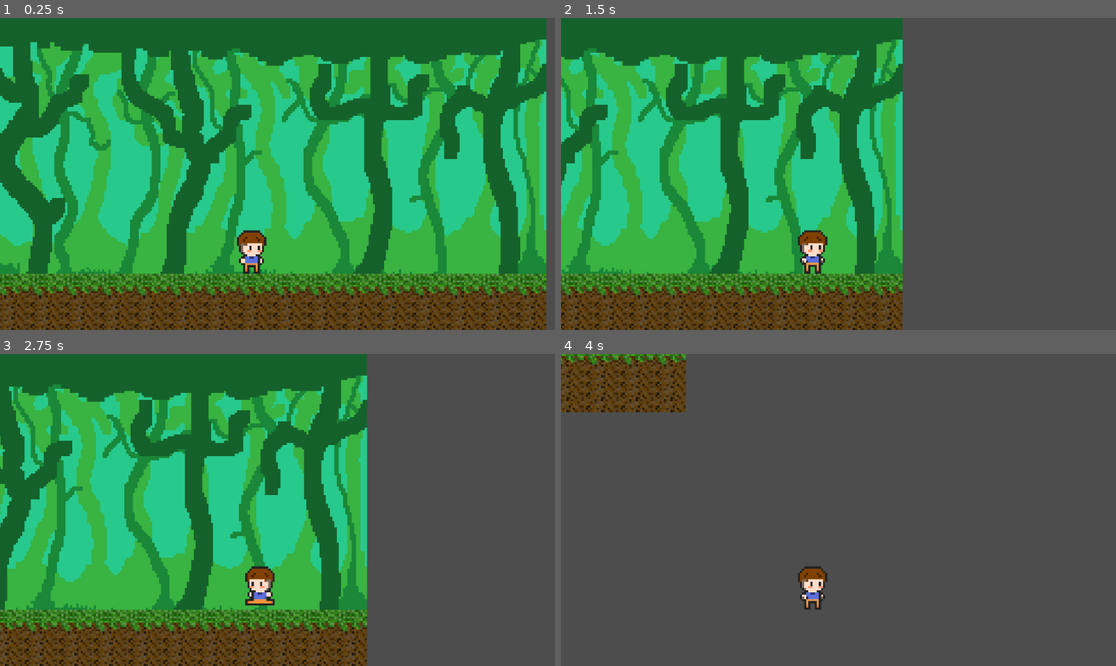
Above: before the commit, frames 1-4 (two rows, left to right).
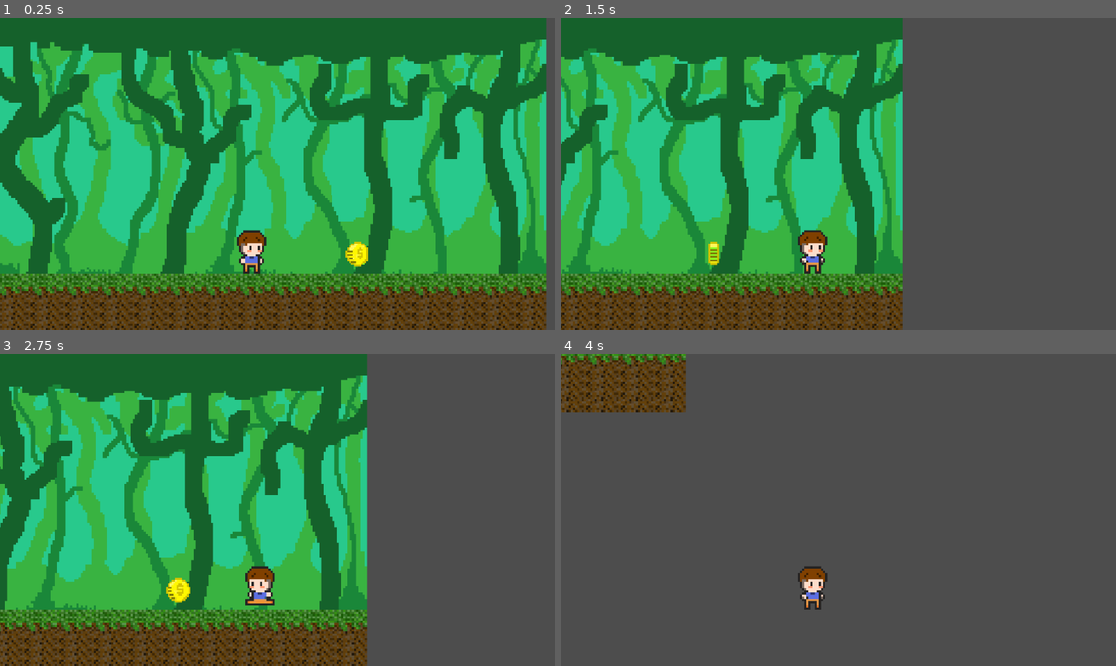
Above: after the commit, the same moments.

Repository: crackanimador/Videojuego
Game: Godot game, scene res://Scenes/bosque.tscn
The game is run twice, just before and just after one commit, with the same random seed, the same clock (stepped at 60 frames per second) and the same inputs.
Inputs:
- Up to frame 1 (0.25 s): no input
- Up to frame 2 (1.5 s): tap Enter (ui_accept) at 0.5, 0.77 s; hold Right (ui_right) from 0.53 s (still down)
- Up to frame 3 (2.75 s): tap Enter (ui_accept) at 1.52 s; release Right (ui_right) at 2.03 s; hold Left (ui_left) from 2.03 s (still down)
- Up to frame 4 (4 s): release Left (ui_left) at 2.78 s; hold Right (ui_right) from 2.78 s (still down); tap Enter (ui_accept) at 3.02, 3.77 s

The runs differ from the first frame. In frame 1, 0.3% of the frame differs, in the area x 62-67%, y 71-80%; in frame 2, 0.1%; in frame 3, 0.3%, in the area x 29-35%, y 71-80%; in frame 4, nothing differs.

Commit message:
Update Coin.tscn

Diff:
--- a/Scenes/Coin.tscn
+++ b/Scenes/Coin.tscn
@@ -1,3 +1,63 @@
-[gd_scene format=3 uid="uid://byt8oncl2uqbs"]
+[gd_scene load_steps=6 format=3 uid="uid://byt8oncl2uqbs"]
 
-[node name="Coin" type="Node"]
+[ext_resource type="Texture2D" uid="uid://c2nvjdck32esa" path="res://pixil-frame-0_4.png" id="1_jpgff"]
+
+[sub_resource type="CircleShape2D" id="CircleShape2D_qkrad"]
+
+[sub_resource type="Animation" id="Animation_gl0q5"]
+resource_name = "Coin"
+length = 0.08
+loop_mode = 1
+step = 0.01
+tracks/0/type = "value"
+tracks/0/imported = false
+tracks/0/enabled = true
+tracks/0/path = NodePath("Sprite2D:frame")
+tracks/0/interp = 1
+tracks/0/loop_wrap = true
+tracks/0/keys = {
+"times": PackedFloat32Array(0, 0.02, 0.04, 0.06),
+"transitions": PackedFloat32Array(1, 1, 1, 1),
+"update": 1,
+"values": [0, 1, 2, 3]
+}
+
+[sub_resource type="Animation" id="Animation_ej58o"]
+length = 0.001
+tracks/0/type = "value"
+tracks/0/imported = false
+tracks/0/enabled = true
+tracks/0/path = NodePath("Sprite2D:frame")
+tracks/0/interp = 1
+tracks/0/loop_wrap = true
+tracks/0/keys = {
+"times": PackedFloat32Array(0),
+"transitions": PackedFloat32Array(1),
+"update": 1,
+"values": [0]
+}
+
+[sub_resource type="AnimationLibrary" id="AnimationLibrary_7qp2q"]
+_data = {
+"Coin": SubResource("Animation_gl0q5"),
+"RESET": SubResource("Animation_ej58o")
+}
+
+[node name="Node" type="Node2D"]
+scale = Vector2(0.797102, 0.806576)
+
+[node name="Coin2d" type="Area2D" parent="."]
+
+[node name="CollisionShape2D" type="CollisionShape2D" parent="Coin2d"]
+shape = SubResource("CircleShape2D_qkrad")
+
+[node name="AnimationPlayer" type="AnimationPlayer" parent="Coin2d"]
+libraries = {
+"": SubResource("AnimationLibrary_7qp2q")
+}
+autoplay = "Coin"
+speed_scale = 0.211
+
+[node name="Sprite2D" type="Sprite2D" parent="Coin2d"]
+texture = ExtResource("1_jpgff")
+hframes = 4
